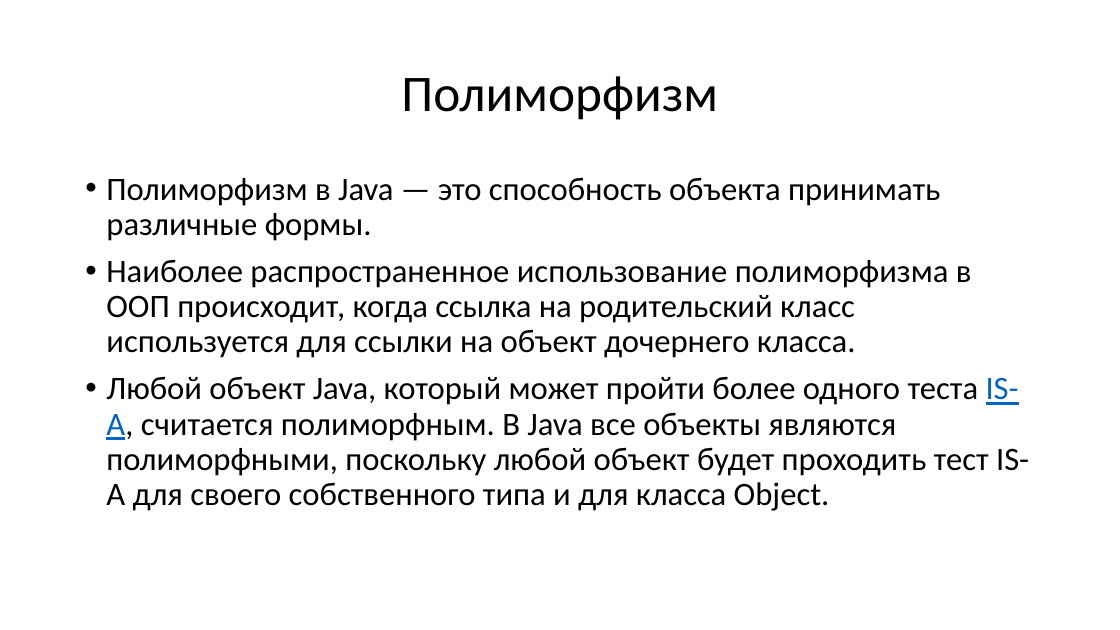
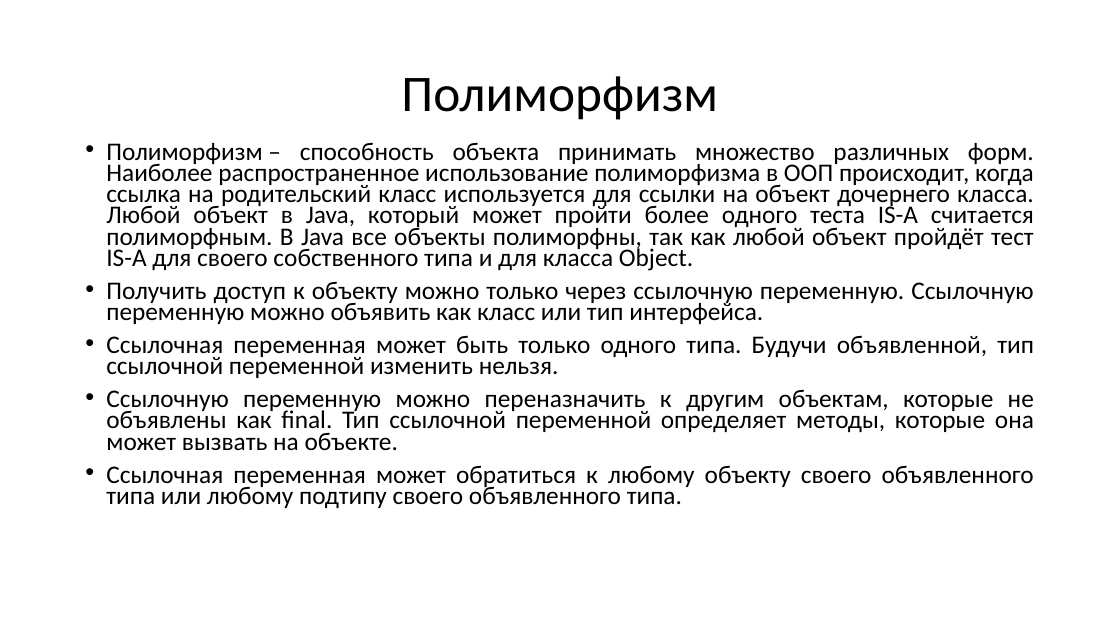
Before and after one commit to di-zhur/checkers, a slide deck: slide 5 of Java Core 2.pptx (slide 3 before the commit). Drawn at 1120x630 pixels with LibreOffice and Linux fonts; fonts in the diff are those of the drawing. Boxes give left, top, right and bottom in pixels: in the first picture for what was removed or moved away, otherwise in the second. Text is boxed around its words. In the diff, an @@ line names an element or a change of style, - is before the commit and + after.

```diff
--- a/Java Core 2.pptx
+++ b/Java Core 2.pptx
@@ text at [106,143,1034,508]: text changed; size 28 to 21.7 pt @@
-• Полиморфизм в Java — это способность объекта принимать различные формы.
-• Наиболее распространенное использование полиморфизма в ООП происходит, когда ссылка на родительский класс используется для ссылки на объект дочернего класса.
-• Любой объект Java, который может пройти более одного теста IS-A, считается полиморфным. В Java все объекты являются полиморфными, поскольку любой объект будет проходить тест IS-A для своего собственного типа и для класса Object.
+• Полиморфизм – способность объекта принимать множество различных форм. Наиболее распространенное использование полиморфизма в ООП происходит, когда ссылка на родительский класс используется для ссылки на объект дочернего класса. Любой объект в Java, который может пройти более одного теста IS-A считается полиморфным. В Java все объекты полиморфны, так как любой объект пройдёт тест IS-A для своего собственного типа и для класса Object.
+• Получить доступ к объекту можно только через ссылочную переменную. Ссылочную переменную можно объявить как класс или тип интерфейса.
+• Ссылочная переменная может быть только одного типа. Будучи объявленной, тип ссылочной переменной изменить нельзя.
+• Ссылочную переменную можно переназначить к другим объектам, которые не объявлены как final. Тип ссылочной переменной определяет методы, которые она может вызвать на объекте.
+• Ссылочная переменная может обратиться к любому объекту своего объявленного типа или любому подтипу своего объявленного типа.
```
Also in this commit, not shown: 5 other slides changed, 6 slides added, 7 slides removed.
